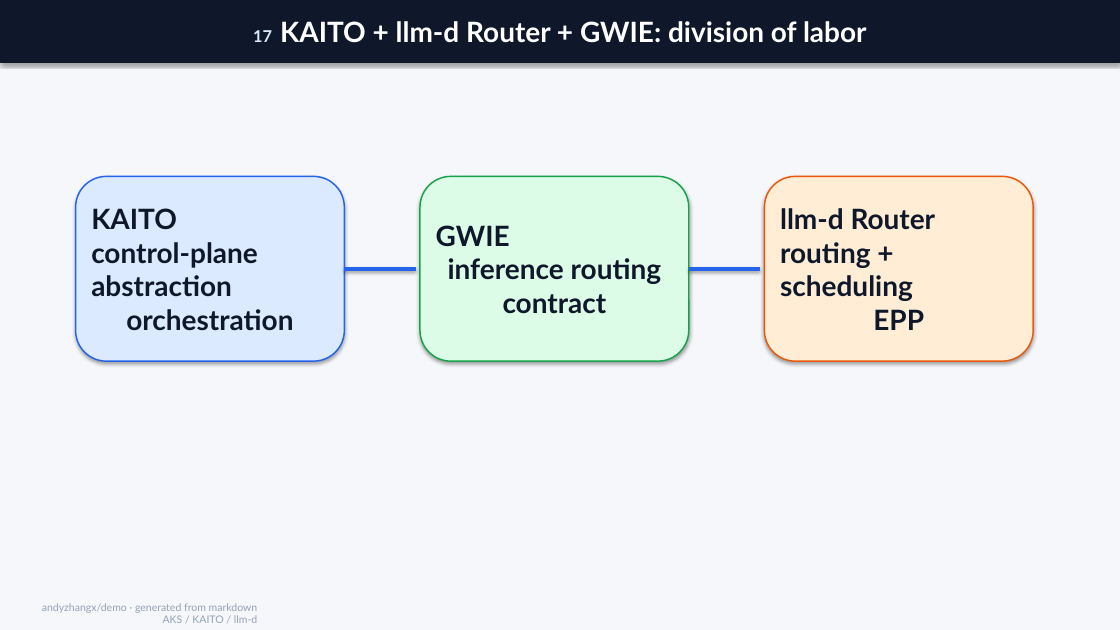
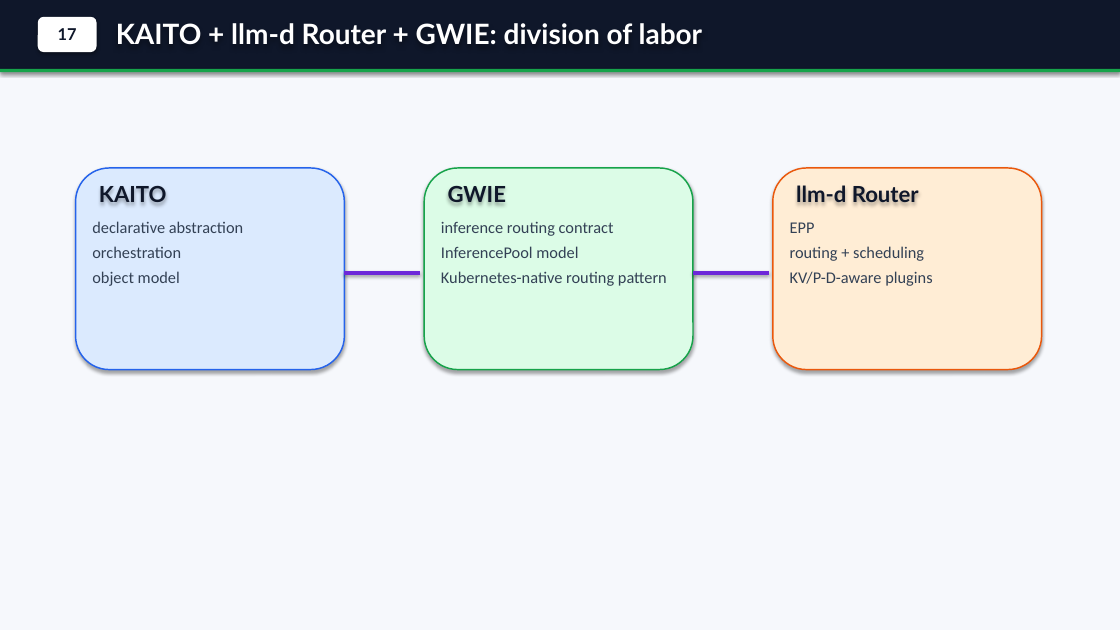
Before and after one commit to andyzhangx/demo, a slide deck: slide 18 of llm/kubecon-na-2026-pd-disaggregation.pptx. Drawn at 1120x630 pixels with LibreOffice and Linux fonts; fonts in the diff are those of the drawing. Boxes give left, top, right and bottom in pixels: in the first picture for what was removed or moved away, otherwise in the second. Text is boxed around its words. In the diff, an @@ line names an element or a change of style, - is before the commit and + after.

Commit message:
polish generated PD deck visuals

```diff
--- a/llm/kubecon-na-2026-pd-disaggregation.pptx
+++ b/llm/kubecon-na-2026-pd-disaggregation.pptx
@@ background #F5F7FA to #F6F8FC @@
@@ rectangle added at (x1=0, y1=0, x2=1120, y2=71), fill #0F172A @@
@@ rounded rectangle added at (x1=38, y1=17, x2=97, y2=52), fill #FFFFFF, 14 pt, text #0F172A, bold @@
+17
@@ text "KAITO + llm-d Router + ..." moved from (x1=0, y1=0, x2=1120, y2=63) to (x1=116, y1=23, x2=703, y2=45) @@
@@ text "KAITO + llm-d Router + ..." at (x1=116, y1=23, x2=703, y2=45): fill #0F172A to none; shadow off @@
@@ text at (x1=116, y1=23, x2=703, y2=45): text changed @@
-17 KAITO + llm-d Router + GWIE: division of labor
+KAITO + llm-d Router + GWIE: division of labor
@@ rectangle added at (x1=0, y1=69, x2=1120, y2=72), fill #16A34A @@
@@ rounded rectangle resized from (x1=76, y1=176, x2=344, y2=361) to (x1=76, y1=168, x2=344, y2=370) @@
@@ rounded rectangle removed at (x1=420, y1=176, x2=689, y2=361) @@
-GWIE
-inference routing contract
@@ rounded rectangle added at (x1=424, y1=168, x2=693, y2=370), fill #DCFCE7, outline #16A34A 1.25 pt @@
@@ rounded rectangle removed at (x1=765, y1=176, x2=1033, y2=361) @@
-llm-d Router
-routing + scheduling
-EPP
@@ rounded rectangle added at (x1=773, y1=168, x2=1042, y2=370), fill #FFEDD5, outline #EA580C 1.25 pt @@
@@ text in rounded rectangle at (x1=91, y1=208, x2=293, y2=331): text removed @@
-KAITO
-control-plane abstraction
-orchestration
@@ text added at (x1=99, y1=186, x2=167, y2=202), 19 pt, text #0F172A, bold @@
+KAITO
@@ text added at (x1=448, y1=186, x2=506, y2=202), 19 pt, text #0F172A, bold @@
+GWIE
@@ text added at (x1=796, y1=185, x2=919, y2=203), 19 pt, text #0F172A, bold @@
+llm-d Router
@@ text added at (x1=92, y1=221, x2=243, y2=286), 14 pt, text #334155 @@
+declarative abstraction
+orchestration
+object model
@@ text added at (x1=441, y1=222, x2=667, y2=286), 14 pt, text #334155 @@
+inference routing contract
+InferencePool model
+Kubernetes-native routing pattern
@@ text added at (x1=790, y1=222, x2=932, y2=286), 14 pt, text #334155 @@
+EPP
+routing + scheduling
+KV/P-D-aware plugins
@@ line moved from (344, 269) - (416, 269) to (344, 273) - (420, 273) @@
@@ line (344, 273) - (420, 273): stroke #2563EB 3 pt to #6D28D9 3 pt @@
@@ line moved from (689, 269) - (760, 269) to (693, 273) - (769, 273) @@
@@ line (693, 273) - (769, 273): stroke #2563EB 3 pt to #6D28D9 3 pt @@
@@ text removed at (x1=42, y1=603, x2=258, y2=623) @@
-andyzhangx/demo · generated from markdown
-AKS / KAITO / llm-d
```
Also in this commit, not shown: 34 other slides changed, 1 slide added, 1 slide removed, 1 other file.
